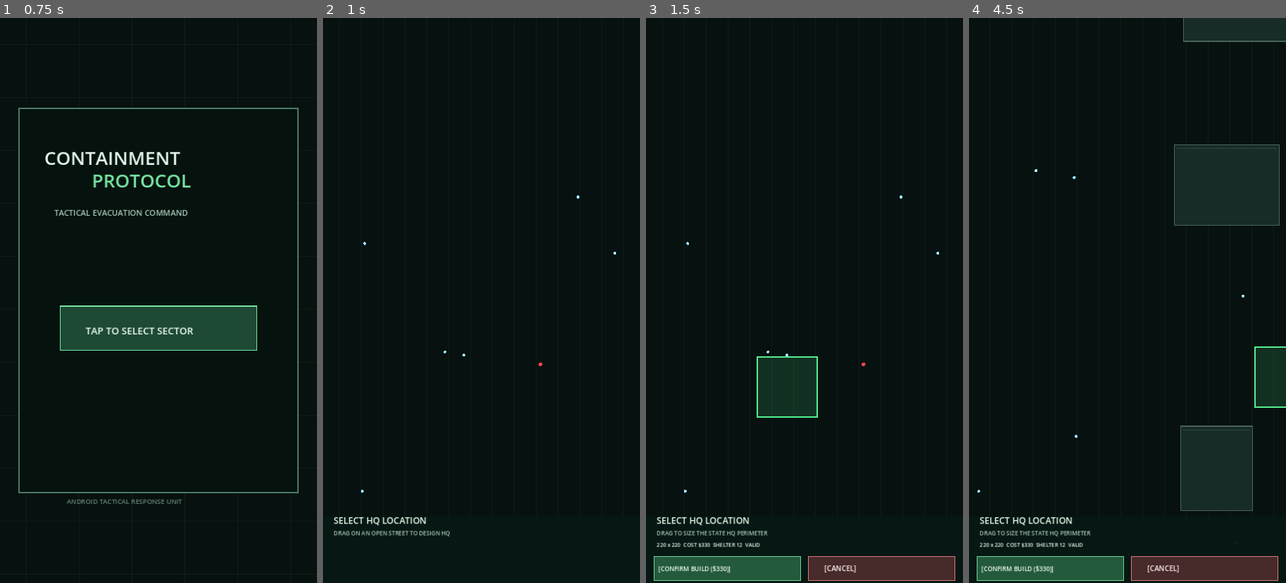
Above: before the commit, frames 1-4 (left to right).
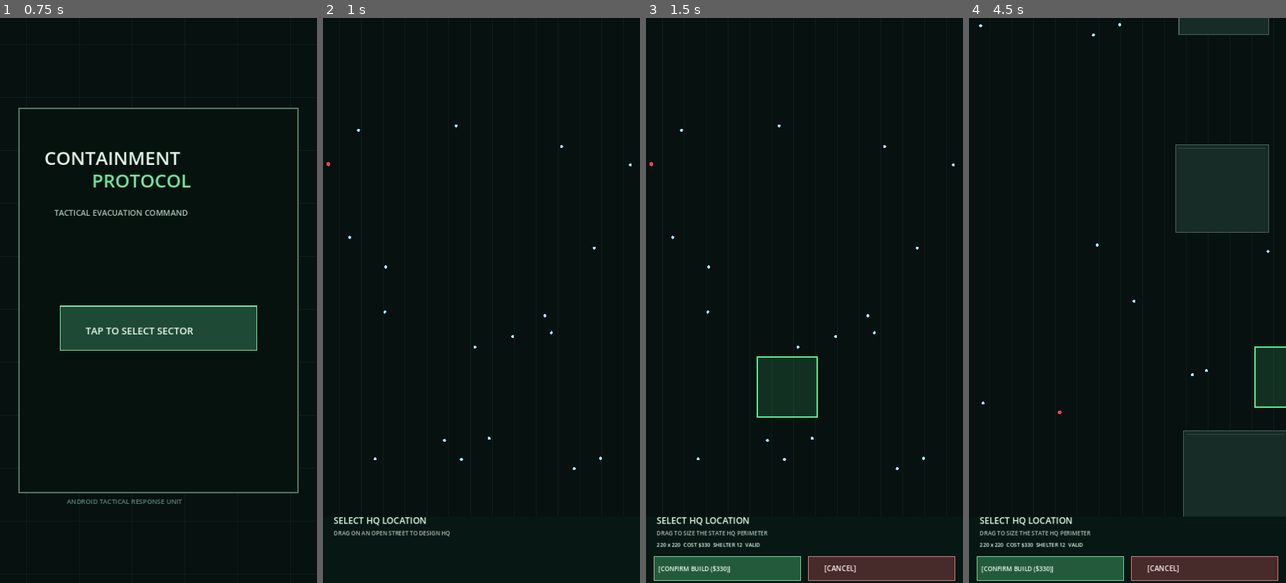
Above: after the commit, the same moments.

Repository: ninjun42215-gif/Containment-Protocol
Game: Godot game, scene res://main.tscn
Same seed, same stepped clock (60 frames per second), same inputs: the game is played once before the commit and once after it.
Inputs (mouse positions are in pixels of both pictures, inside the frame that each line leads up to):
- Up to frame 1 (0.75 s): tap Enter at 0.5 s; move the mouse to (228, 272) at 0.52 s; click (228, 272) at 0.67 s
- Up to frame 2 (1 s): no input
- Up to frame 3 (1.5 s): tap Space at 1.25 s; drag from (741, 328) to (788, 413) at 1.27 s
- Up to frame 4 (4.5 s): tap Enter at 2, 3.5 s; move the mouse to (1159, 176) at 2.02 s; click (1159, 176) at 2.17 s; tap Space at 2.75, 4.25 s; drag from (1111, 413) to (1032, 215) at 2.77 s; move the mouse to (1222, 385) at 3.52 s; click (1222, 385) at 3.67 s; drag from (1032, 215) to (1079, 159) at 4.27 s

Frame 1 is identical in both runs. In frame 2, 0.1% of the frame differs, in the area x 1-98%, y 18-84%; in frame 3, 0.1%; in frame 4, 3.9%, in the area x 2-100%, y 0-89%.

Commit message:
Preserve scenario camera and stabilize corner resize start

Diff:
--- a/main.gd
+++ b/main.gd
@@ -267,7 +267,7 @@
 				zombies.append({"pos": outbreak_position, "kind": "shambler", "hp": 30.0, "max_hp": 30.0, "wall_cooldown": 0.0})
 	message = "SCOUT THE CITY — SELECT PRIMARY HQ LOCATION"
 	message_timer = 6.0
-	camera_position = WORLD_SIZE * 0.5
+	camera_position = scenario_camera_target
 	_clamp_camera()
 
 func _process(delta: float) -> void:
@@ -822,7 +822,7 @@
 	outpost_placement_anchor = opposite_corners[nearest_corner_index]
 	outpost_placement_dragging = true
 	outpost_placement_gesture_mode = "resize"
-	_update_outpost_placement_from_anchor(world_position)
+	_update_outpost_placement_from_anchor(corners[nearest_corner_index])
 
 func _update_outpost_placement(world_position: Vector2) -> void:
 	_update_outpost_placement_from_anchor(world_position)
